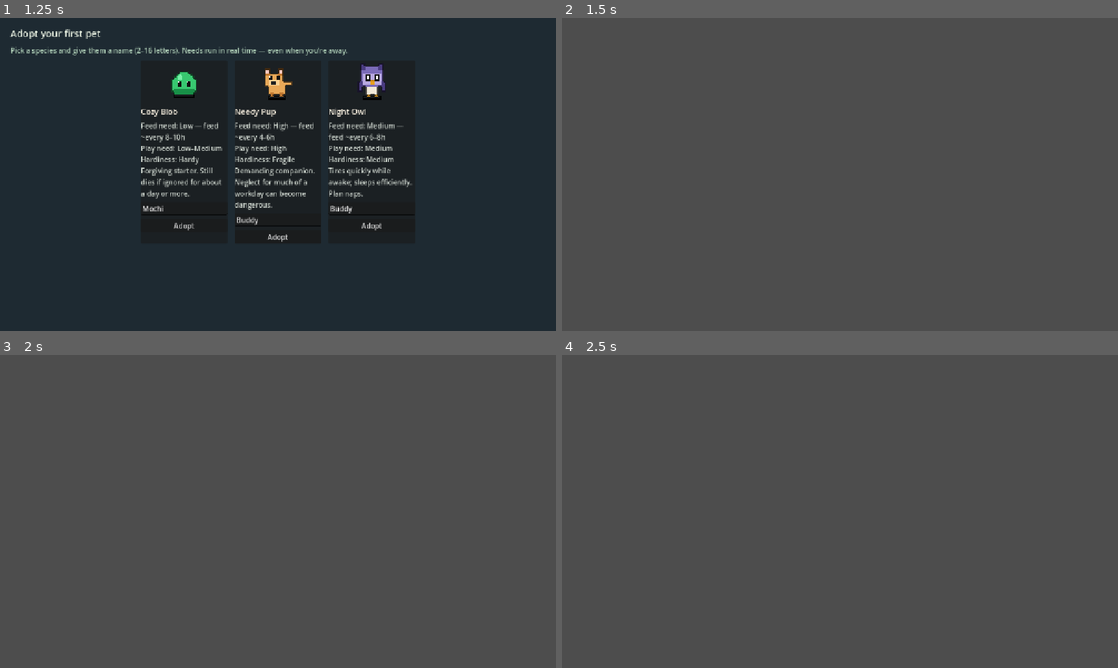
Above: before the commit, frames 1-4 (two rows, left to right).
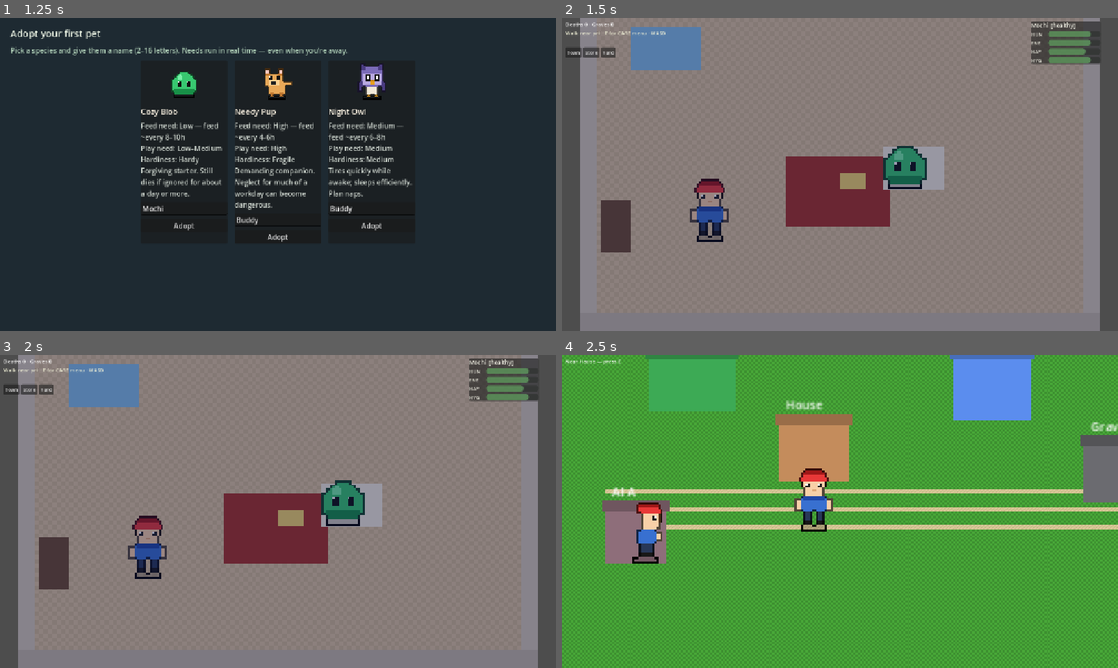
Above: after the commit, the same moments.

Repository: i-apologise/real-time-virtual-pet
Game: Godot game, scene res://scenes/main.tscn
The game is run twice, just before and just after one commit, with the same random seed, the same clock (stepped at 60 frames per second) and the same inputs.
Inputs (mouse positions are in pixels of both pictures, inside the frame that each line leads up to):
- Up to frame 1 (1.25 s): click "Got it — Adopt a Pet" at 0.5 s
- Up to frame 2 (1.5 s): click "Adopt" at 1.25 s
- Up to frame 3 (2 s): no input
- Up to frame 4 (2.5 s): click (573, 389) at 2 s, where only the run after the commit has a clickable "Town"

Frame 1 is identical in both runs. In frame 2, 92% of the frame differs, in the area x 0-97%, y 0-100%; in frame 3, 92%; in frame 4, 100%, in the area x 0-100%, y 0-100%.
Error before the commit: Parse Error: Function "_wire_director()" not found in base self. (res://scenes/habitat/habitat.gd:52)

Commit message:
fix: restore habitat helpers; top-right stats + Pokemon CARE menu

Diff:
--- a/scenes/habitat/habitat.gd
+++ b/scenes/habitat/habitat.gd
@@ -161,6 +161,70 @@
 	_camera.position_smoothing_enabled = true
 	_camera.position_smoothing_speed = 8.0
 
+
+func _reload_pet_sprites() -> void:
+	var sid := "blob"
+	if PetController.active_pet != null:
+		sid = String(PetController.active_pet.species_id)
+	_pet.is_pet = true
+	_pet.setup_frames(SpriteFactoryScr.pet_frames(sid), 2.0)
+	_pet.setup_collision(true)
+	_apply_pet_condition_visual()
+
+
+func _condition_from_pet(p) -> String:
+	if p == null:
+		return "healthy"
+	var life := str(p.life_state)
+	if life == "DEAD":
+		return "dead"
+	if life == "DYING" or p.hunger <= 0.0 or p.energy <= 5.0:
+		return "weak"
+	if life == "CRITICAL" or p.hunger < 20.0:
+		return "hungry"
+	if p.hunger < 40.0 or p.happiness < 30.0:
+		return "hungry"
+	return "healthy"
+
+
+func _apply_pet_condition_visual() -> void:
+	if _pet == null or PetController.active_pet == null:
+		return
+	var cond := _condition_from_pet(PetController.active_pet)
+	_pet.set_condition(cond)
+	match cond:
+		"dead":
+			_pet.play_anim(&"dead")
+		"weak":
+			_pet.play_anim(&"weak")
+		"hungry":
+			_pet.play_anim(&"hungry")
+		_:
+			if PetController.active_pet.is_sleeping():
+				_pet.play_anim(&"sleep")
+			elif PetController.active_pet.happiness >= 75.0:
+				_pet.play_anim(&"happy")
+			else:
+				_pet.play_anim(&"idle")
+
+
+func _wire_director() -> void:
+	_director = CareDirectorScr.new()
+	add_child(_director)
+	var spots := {
+		"feed": Vector2(270, 185),
+		"play": Vector2(275, 190),
+		"walk": Vector2(275, 190),
+		"clean": Vector2(280, 185),
+		"sleep": Vector2(290, 175),
+		"wake": Vector2(290, 175),
+	}
+	_director.setup(_human, _pet, spots)
+	_director.toast.connect(_show_toast)
+	_director.choreography_finished.connect(func(_a, _r):
+		_refresh_all()
+		_apply_pet_condition_visual()
+	)
 
 
 func _build_hud() -> void:
